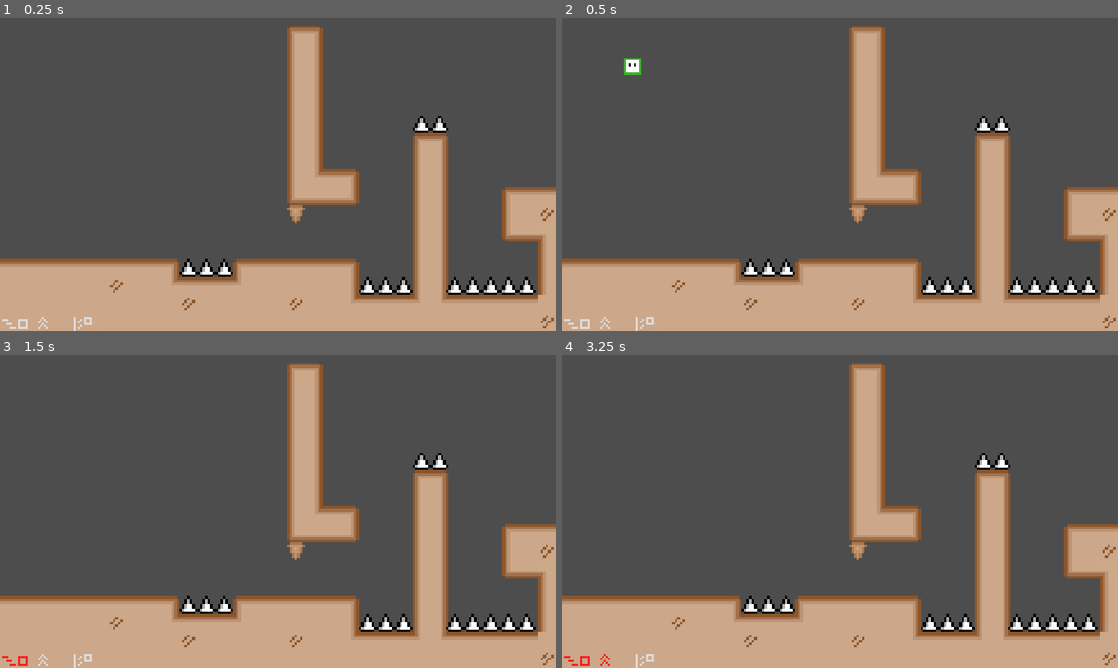
Above: before the commit, frames 1-4 (two rows, left to right).
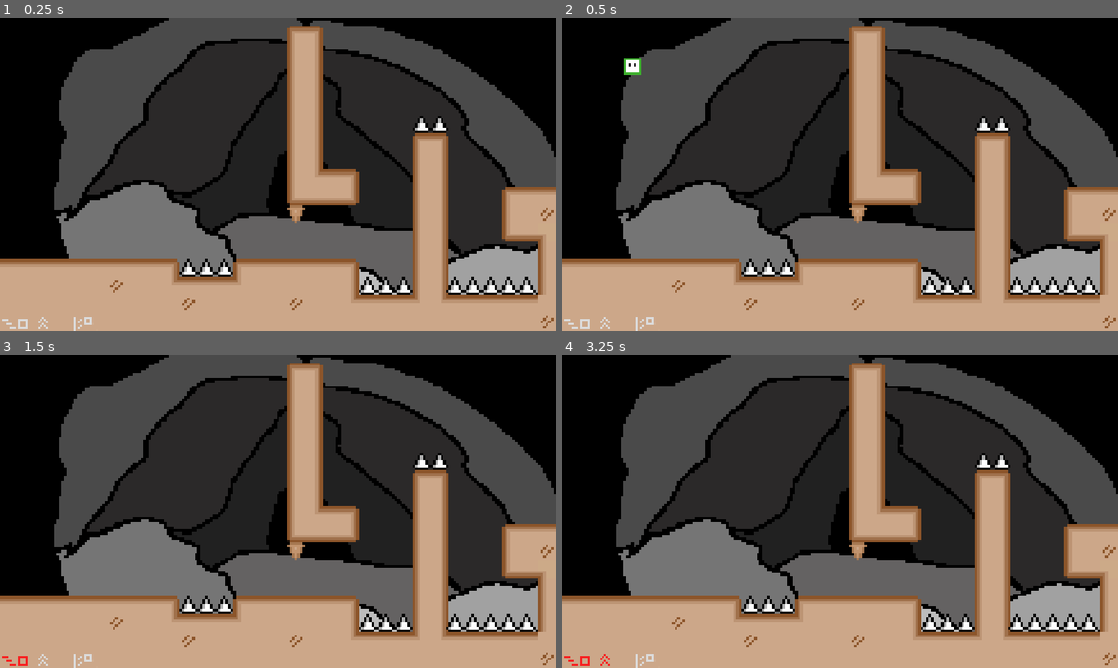
Above: after the commit, the same moments.

Repository: bk23miner/le-Gabe
Game: Godot game, scene res://scenes/Main.tscn
Two runs of this game, one before a commit and one after it. Both use one fixed random seed, a clock stepped at 60 frames per second and the inputs below.
Inputs:
- Up to frame 1 (0.25 s): no input
- Up to frame 2 (0.5 s): no input
- Up to frame 3 (1.5 s): tap Enter (reset) at 0.5 s; hold D (right) from 0.53 s (still down); tap Shift (dash) at 0.6, 1.35 s; tap Space (jump) at 0.77 s; tap Backspace (restart) at 1.25 s
- Up to frame 4 (3.25 s): tap Space (jump) at 1.52, 3.02 s; tap Enter (reset) at 2 s; release D (right) at 2.03 s; hold A (left) 2.03-2.78 s; tap Shift (dash) at 2.1, 2.85 s; tap Backspace (restart) at 2.75 s; hold D (right) from 2.78 s (still down)

The runs differ from the first frame. In frame 1, 51% of the frame differs, in the area x 0-100%, y 0-89%; in frame 2, 51%; in frame 3, 51%; in frame 4, 51%.

Commit message:
Upload-by-Bk

Diff:
--- a/scenes/world.tscn
+++ b/scenes/world.tscn
@@ -4,6 +4,7 @@
 [ext_resource type="Texture2D" uid="uid://baolnvhg53vek" path="res://assets/tilemap.png" id="2_71j4m"]
 [ext_resource type="Texture2D" uid="uid://beeyws67q6e71" path="res://assets/gabe.png" id="2_qfnet"]
 [ext_resource type="Texture2D" uid="uid://cy12ux2isheuv" path="res://assets/temp_ground.png" id="2_rwgxs"]
+[ext_resource type="Texture2D" uid="uid://dm0a8fqtywocy" path="res://assets/background.png" id="3_jhx03"]
 [ext_resource type="PackedScene" uid="uid://bgos1neyhkuf" path="res://scenes/Player.tscn" id="4_k0juu"]
 [ext_resource type="PackedScene" uid="uid://ig1fmoesxlk2" path="res://scenes/warp.tscn" id="4_q5onr"]
 [ext_resource type="PackedScene" uid="uid://cu4wwvdux1mae" path="res://scenes/spikes/s_spike.tscn" id="5_71j4m"]
@@ -56,6 +57,14 @@
 "name": &"default",
 "speed": 5.0
 }]
+
+[sub_resource type="TileSetAtlasSource" id="TileSetAtlasSource_jhx03"]
+texture = ExtResource("3_jhx03")
+texture_region_size = Vector2i(250, 142)
+0:0/0 = 0
+
+[sub_resource type="TileSet" id="TileSet_olqrh"]
+sources/0 = SubResource("TileSetAtlasSource_jhx03")
 
 [sub_resource type="TileSetAtlasSource" id="TileSetAtlasSource_qfnet"]
 texture = ExtResource("2_71j4m")
@@ -177,6 +186,10 @@
 [node name="Terrain" type="Node2D" parent="." unique_id=1722484335]
 position = Vector2(-1, 0)
 
+[node name="Background" type="TileMapLayer" parent="Terrain" unique_id=1459573500]
+tile_map_data = PackedByteArray("AAAFABEAAAAAAAAAAAATABEAAAAAAAAAAAAhABEAAAAAAAAAAAAwABEAAAAAAAAAAAA+ABEAAAAAAAAAAABMABEAAAAAAAAAAABbABEAAAAAAAAAAABpABEAAAAAAAAAAAB4ABEAAAAAAAAAAACGABEAAAAAAAAAAAA=")
+tile_set = SubResource("TileSet_olqrh")
+
 [node name="Foreground" type="TileMapLayer" parent="Terrain" unique_id=1729247231]
 position = Vector2(2, 0)
 tile_map_data = PackedByteArray("AAD7/x4AAwAGAAEAAAD7/x8AAwAGAAEAAAD7/yAAAwAGAAEAAAD7/yEAAwAGAAEAAAD7/yIAAwAGAAEAAAD7/y …(24304 unchanged characters)…
